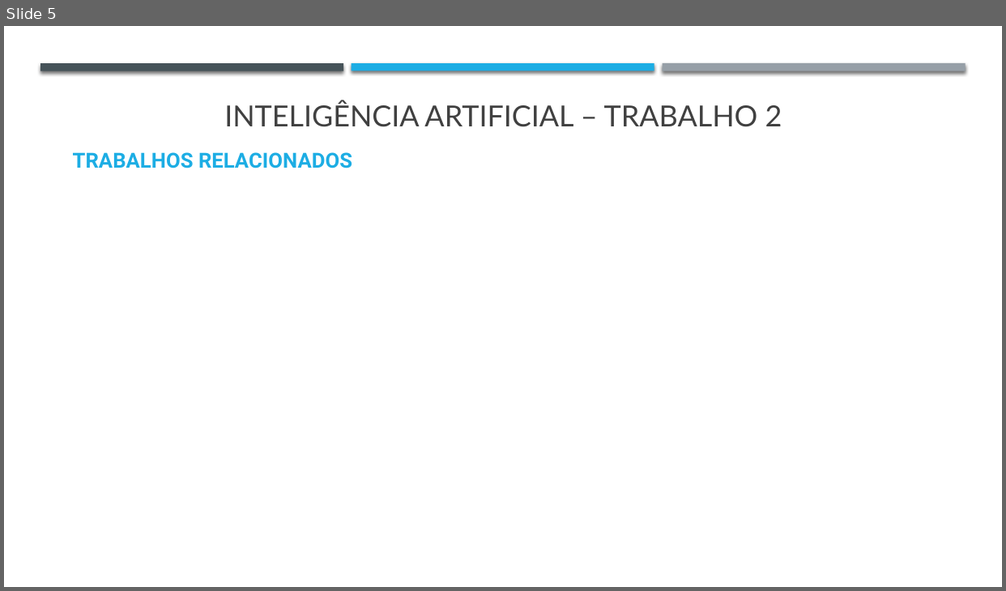
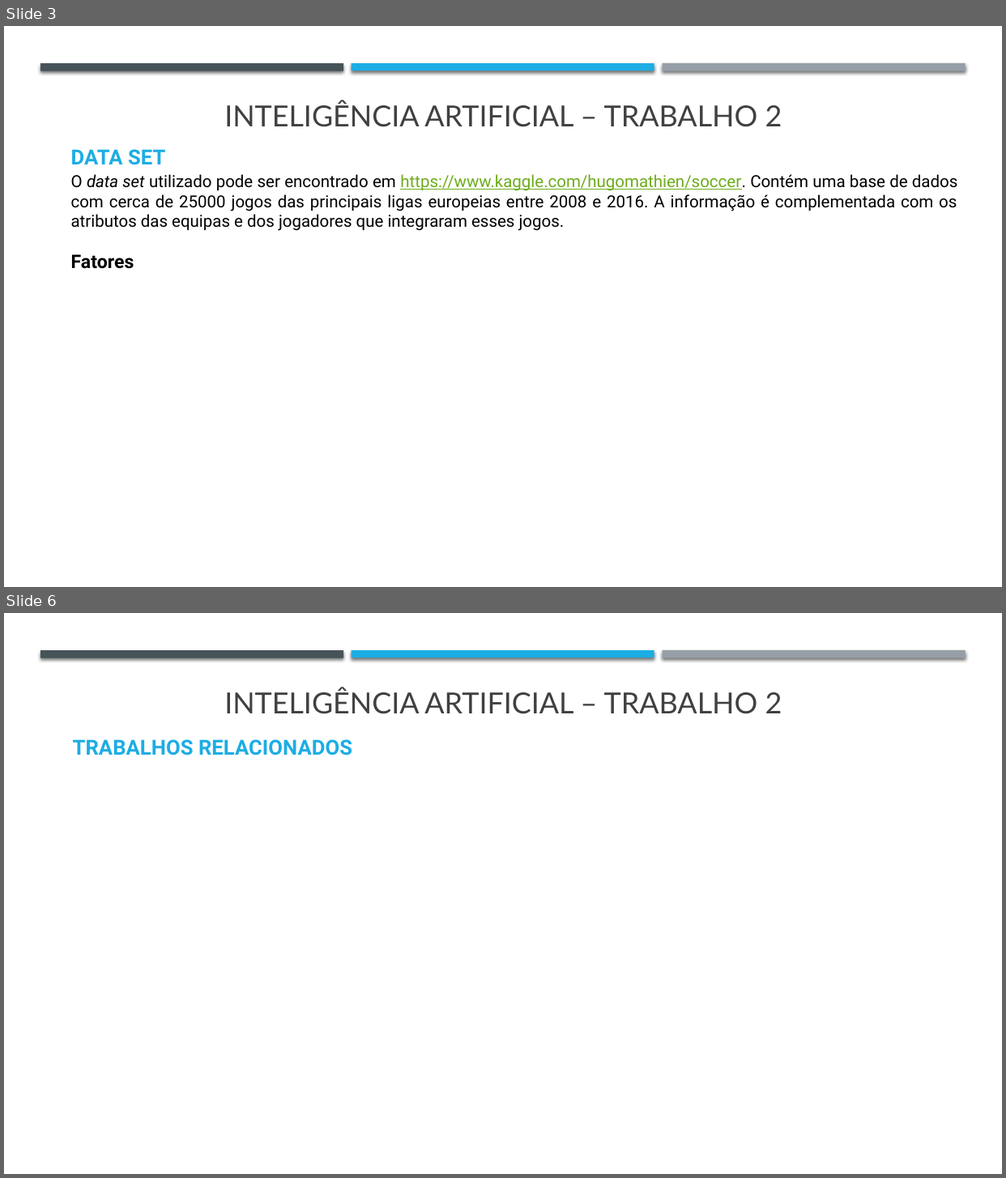
Before and after one commit to j-vm/FEUP_IART_2020, a slide deck: Assigment2/Checkpoint1_trabalho2.pptx. Shown one above the other, each under a label of ours: slide 5 before the commit, slides 3 and 6 after it; the slides between them are not shown. The pictures are 1006x591 and 1006x1178 pixels, drawn with LibreOffice and Linux fonts; fonts in the diff are those of the drawing. Boxes give left, top, right and bottom in pixels: in the first picture for what was removed or moved away, otherwise in the second. Text is boxed around its words. In the diff, an @@ line names an element or a change of style, - is before the commit and + after.

```diff
--- a/Assigment2/Checkpoint1_trabalho2.pptx
+++ b/Assigment2/Checkpoint1_trabalho2.pptx
@@ slide 3 added at (4,26,1002,587), background #FFFFFF @@
@@ rectangle added at (40,63,344,71), fill #465359 @@
@@ rectangle added at (351,63,654,71), fill #1CADE4 @@
@@ rectangle added at (662,63,965,71), fill #969FA7 @@
@@ text added at (224,101,782,127), 28 pt, text #404040 @@
+INTELIGÊNCIA ARTIFICIAL – TRABALHO 2
@@ text added at (71,149,165,165), 20 pt, text #1CADE4, bold @@
+DATA SET
@@ text added at (71,174,957,231), 16 pt, text #000000 @@
+O data set utilizado pode ser encontrado em https://www.kaggle.com/hugomathien/soccer. Contém uma base de dados com cerca de 25000 jogos das principais ligas europeias entre 2008 e 2016. A informação é complementada com os atributos das equipas e dos jogadores que integraram esses jogos.
@@ text added at (71,254,134,269), 18 pt, text #000000, bold @@
+Fatores
@@ what was slide 5 is now slide 6 @@
```
Also in this commit, not shown: 5 slides changed, 3 other files.
